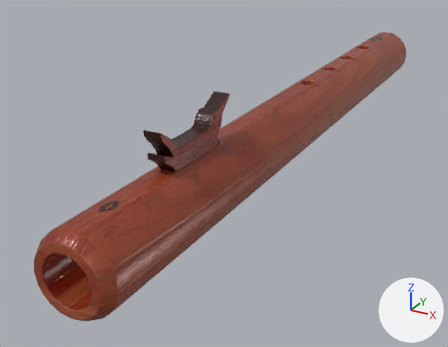
Before and after pictures for a commit that changed the glTF model src/worlds/Meeting_Place/assets/models/objects/artobjects/instrument-flute/instrument-flute.gltf.
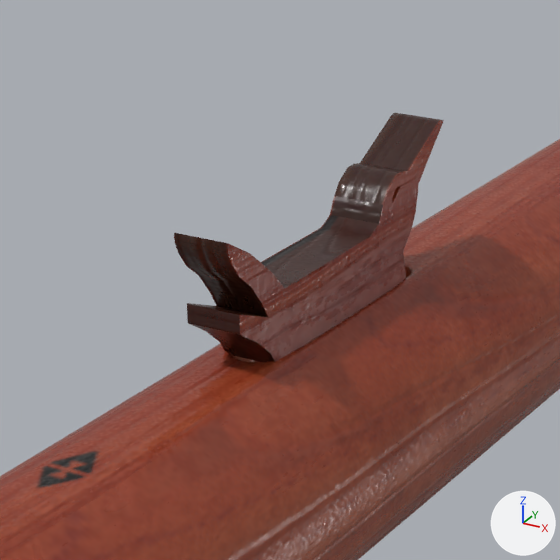
The first picture shows the older version from a 50 mm camera at (0.534, -1.322, 0.477) aimed at (-0.115, -0.141, -0.113). The close-ups show both versions on the part from 19% to 60% of the width and 16% to 68% of the height of that picture. Lighting does not change. The marker at lower right points along +X, +Y and +Z. Where no turn or scale is listed for an object, it has been applied to the vertices.

In view in the first close-up: 'instrument_flute.001', 'instrument_flute.002'.
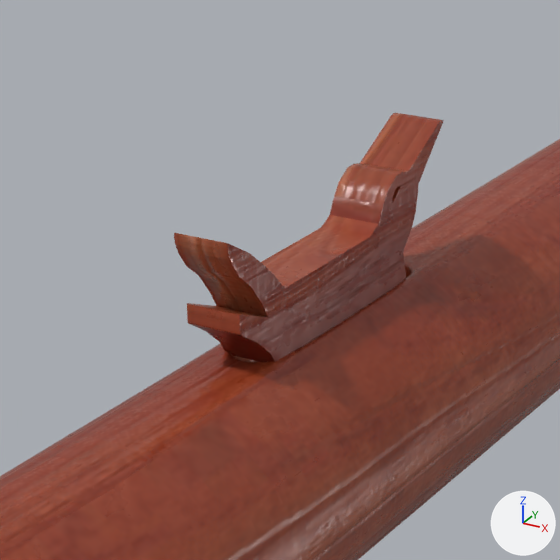
Boxes [x1, y1, x2, y2] around the edits, measured in the close-ups (560 x 560 px):
'instrument_flute.001', recoloured
    both: [34, 336, 556, 560]
'instrument_flute.002', recoloured
    both: [174, 113, 444, 362]

The change, as a list of edits to the scene's bpy script:
```text
Add img_flute_bird_basecolor_jpg:
    img_flute_bird_basecolor_jpg = load_image('flute-bird_baseColor.jpg', 'flute-bird_baseColor.jpg', 1024, 1024, 'sRGB')
Add img_flute_bird_normal_jpg:
    img_flute_bird_normal_jpg = load_image('flute-bird_normal.jpg', 'flute-bird_normal.jpg', 1024, 1024, 'Non-Color')
Add img_flute_bird_occlusionroughnessmetallic_jpg:
    img_flute_bird_occlusionroughnessmetallic_jpg = load_image('flute-bird_occlusionRoughnessMetallic.jpg', 'flute-bird_occlusionRoughnessMetallic.jpg', 1024, 1024, 'Non-Color')
Add img_flute_normal_jpg:
    img_flute_normal_jpg = load_image('flute_normal.jpg', 'flute_normal.jpg', 1024, 1024, 'Non-Color')
Add img_flute_basecolor_jpg:
    img_flute_basecolor_jpg = load_image('flute_baseColor.jpg', 'flute_baseColor.jpg', 1024, 1024, 'sRGB')
Add img_flute_occlusionroughnessmetallic_jpg:
    img_flute_occlusionroughnessmetallic_jpg = load_image('flute_occlusionRoughnessMetallic.jpg', 'flute_occlusionRoughnessMetallic.jpg', 1024, 1024, 'Non-Color')
Add mat_flute_bird:
    mat_flute_bird = bpy.data.materials.new('flute-bird')
    # uses the picture img_flute_bird_basecolor_jpg
    # uses the picture img_flute_bird_normal_jpg
    # uses the picture img_flute_bird_occlusionroughnessmetallic_jpg
Add mat_flute:
    mat_flute = bpy.data.materials.new('flute')
    # uses the picture img_flute_basecolor_jpg
    # uses the picture img_flute_normal_jpg
    # uses the picture img_flute_occlusionroughnessmetallic_jpg
Change me_instrument_flute:
    where me_instrument_flute.from_pydata(...)  # 2153 vertices, 4232 faces; spans x -0.07..0.07, y -0.8..0.8, z -0.07..0.07
    remove me_instrument_flute.materials.append(mat_lambert5sg)
    add me_instrument_flute.materials.append(mat_flute)
Change me_instrument_flute_001:
    where me_instrument_flute_001.from_pydata(...)  # 218 vertices, 436 faces; spans x -0.016..0.016, y -0.581..-0.355, z 0.069..0.156
    remove me_instrument_flute_001.materials.append(mat_lambert2sg)
    add me_instrument_flute_001.materials.append(mat_flute_bird)
```
